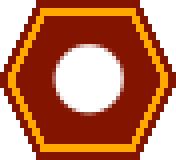
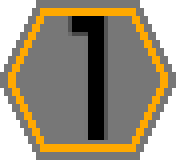
Revision of a layered (176, 160) image; what changed, layer by layer:
renamed "●" to "1", painted on it over [52, 16, 124, 140]
added layer "black.png copy" above "white.png" over [0, 0, 176, 160]
showed "white.png", moved it above "brown.png", painted on it over [0, 0, 176, 160]
showed "brown.png" over [0, 0, 176, 160]
showed "black.png", painted on it over [0, 0, 176, 160]
showed "blue.png", painted on it over [0, 0, 176, 160]
showed "purple.png", painted on it over [0, 0, 176, 160]
showed "green.png", painted on it over [0, 0, 176, 160]
